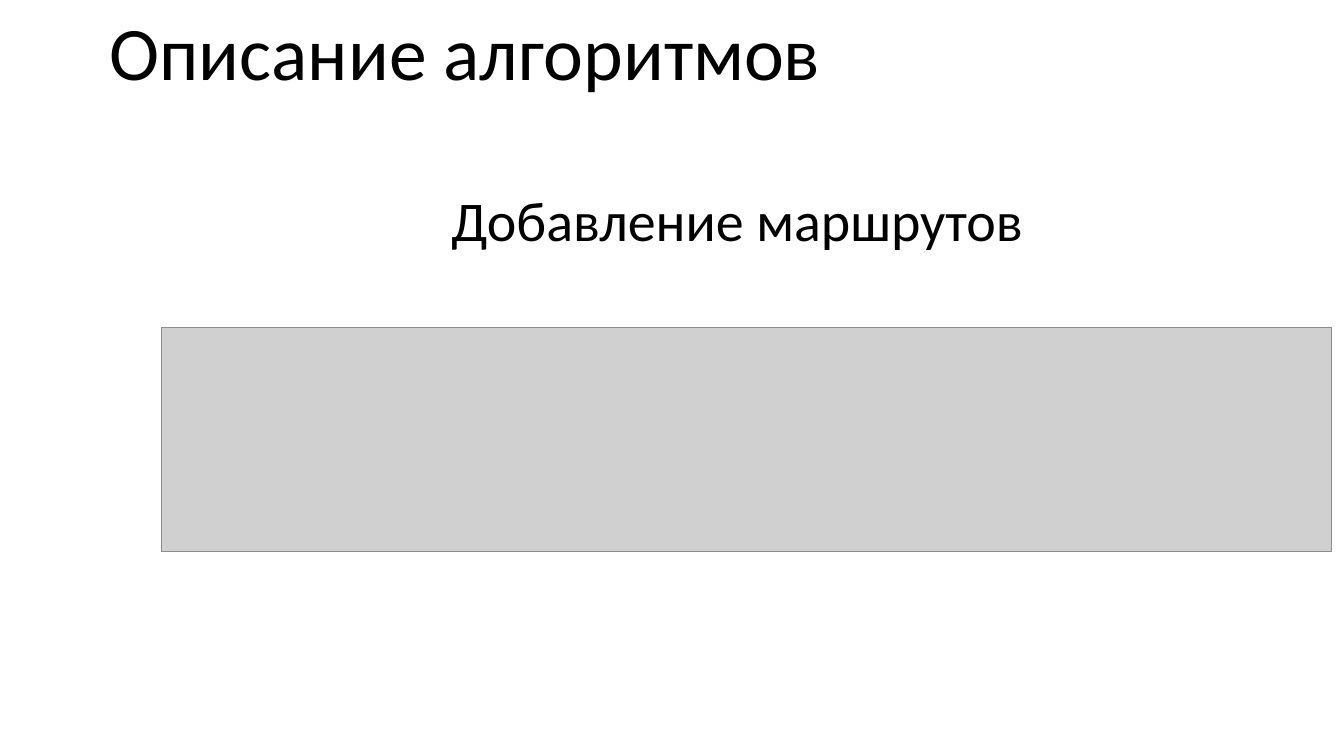
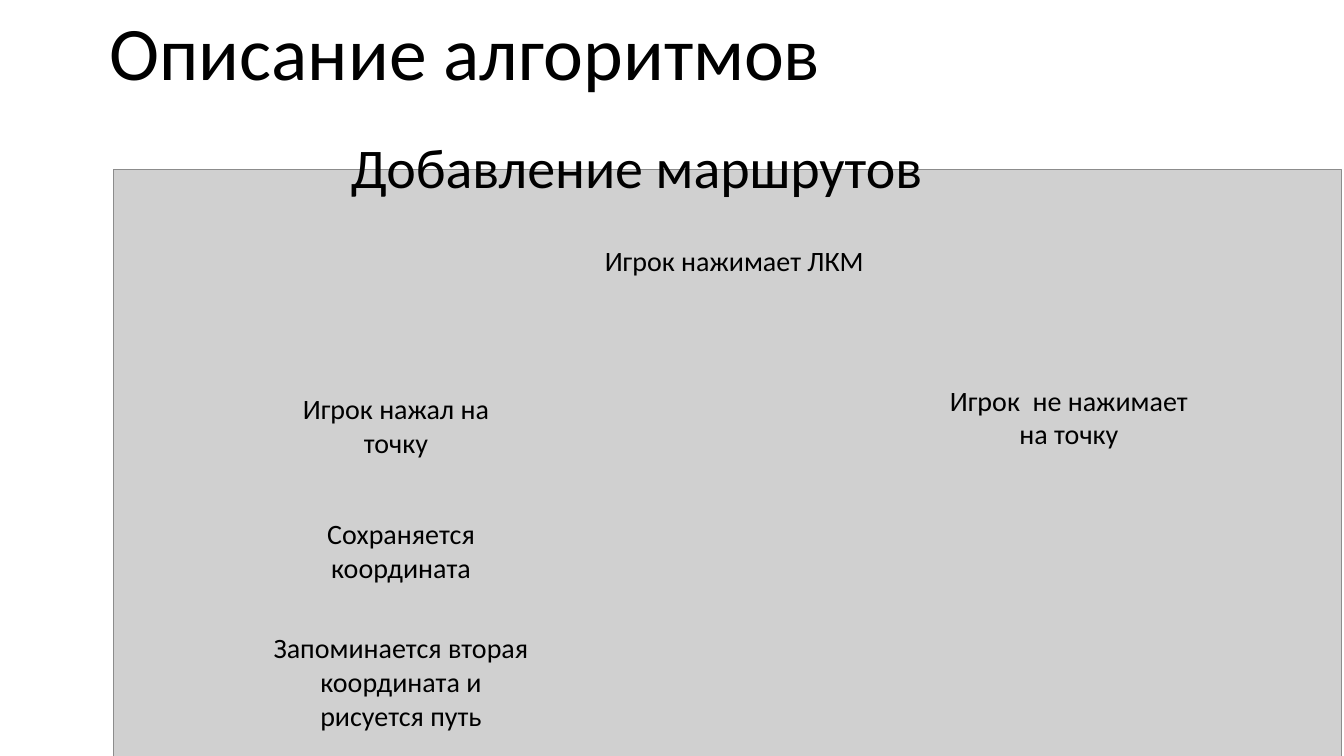
Before and after one commit to VaNNoSiC/game_project, a slide deck: slide 10 of Презентация1.pptx (slide 8 before the commit). Drawn at 1344x756 pixels with LibreOffice and Linux fonts; fonts in the diff are those of the drawing; grey boxes stand for pictures; background and template pictures are left out. Boxes give left, top, right and bottom in pixels: in the first picture for what was removed or moved away, otherwise in the second. Text is boxed around its words. In the diff, an @@ line names an element or a change of style, - is before the commit and + after.

```diff
--- a/Презентация1.pptx
+++ b/Презентация1.pptx
@@ text "Добавление маршрутов" rewrapped from [451, 203, 1022, 250] to [351, 141, 922, 197] @@
@@ picture added at [113, 169, 1342, 756] @@
@@ text added at [605, 253, 863, 276], 20 pt, text #000000 @@
+Игрок нажимает ЛКМ
@@ picture removed at [162, 328, 1333, 552] @@
@@ text added at [303, 401, 489, 458], 20 pt, text #000000 @@
+Игрок нажал на точку
@@ text added at [950, 393, 1188, 449], 20 pt, text #000000 @@
+Игрок не нажимает на точку
@@ text added at [327, 526, 475, 583], 20 pt, text #000000 @@
+Сохраняется координата
@@ text added at [274, 640, 528, 731], 20 pt, text #000000 @@
+Запоминается вторая координата и рисуется путь
```
Also in this commit, not shown: 3 other slides changed, 4 slides added, 1 slide removed, 11 other files.
